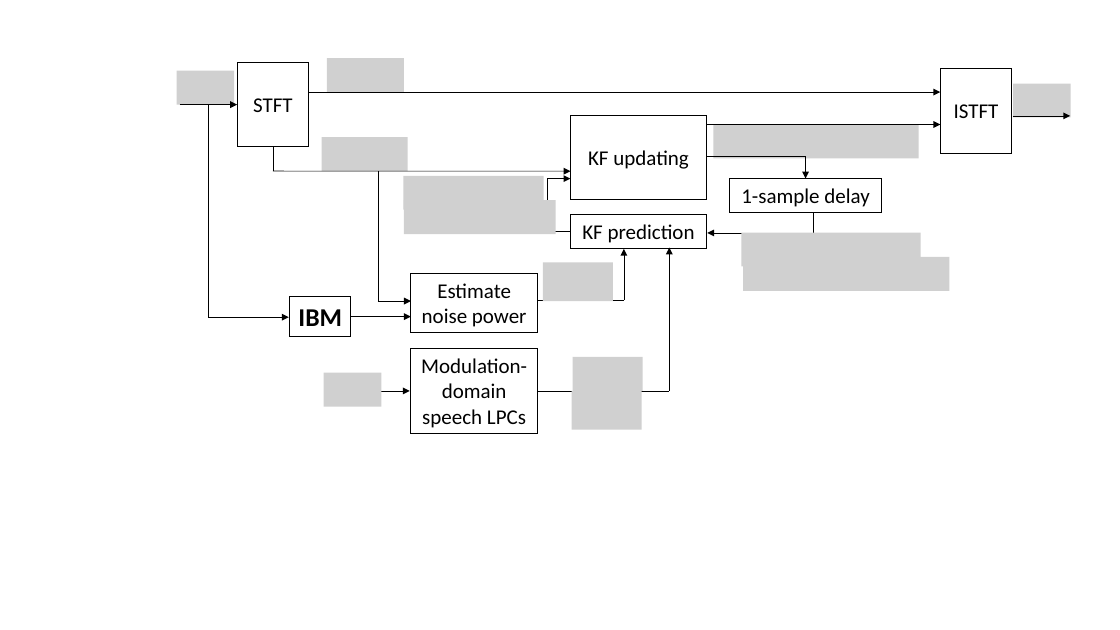
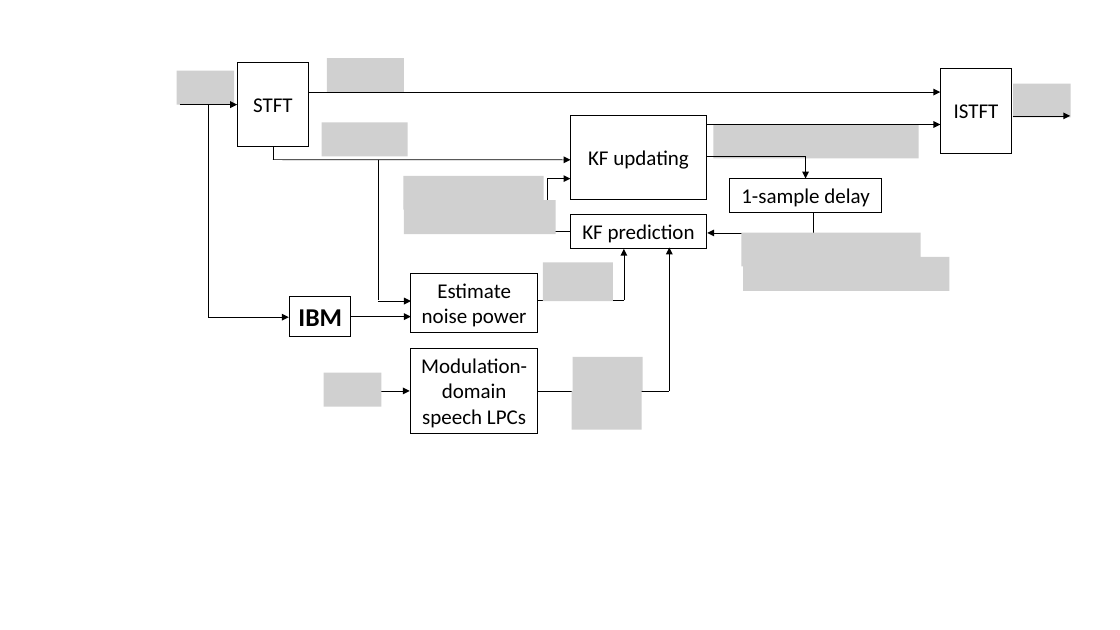
Before and after one commit to jygoh1/FinalYearProject, a slide deck: slide 1 of Final Report/block diagram NMDKF.pptx. Drawn at 1120x630 pixels with LibreOffice and Linux fonts; fonts in the diff are those of the drawing; grey boxes stand for pictures. Boxes give left, top, right and bottom in pixels: in the first picture for what was removed or moved away, otherwise in the second. Text is boxed around its words. In the diff, an @@ line names an element or a change of style, - is before the commit and + after.

```diff
--- a/Final Report/block diagram NMDKF.pptx
+++ b/Final Report/block diagram NMDKF.pptx
@@ line moved from (273, 171) - (273, 147) to (273, 160) - (273, 147) @@
@@ picture: place and size @@
-picture at [322,137,408,171]
+picture at [322,123,408,156]
@@ arrow moved from (273, 171) - (571, 171) to (273, 160) - (571, 160) @@
@@ line moved from (378, 171) - (378, 301) to (378, 160) - (378, 301) @@
```
Also in this commit, not shown: 8 other files.
